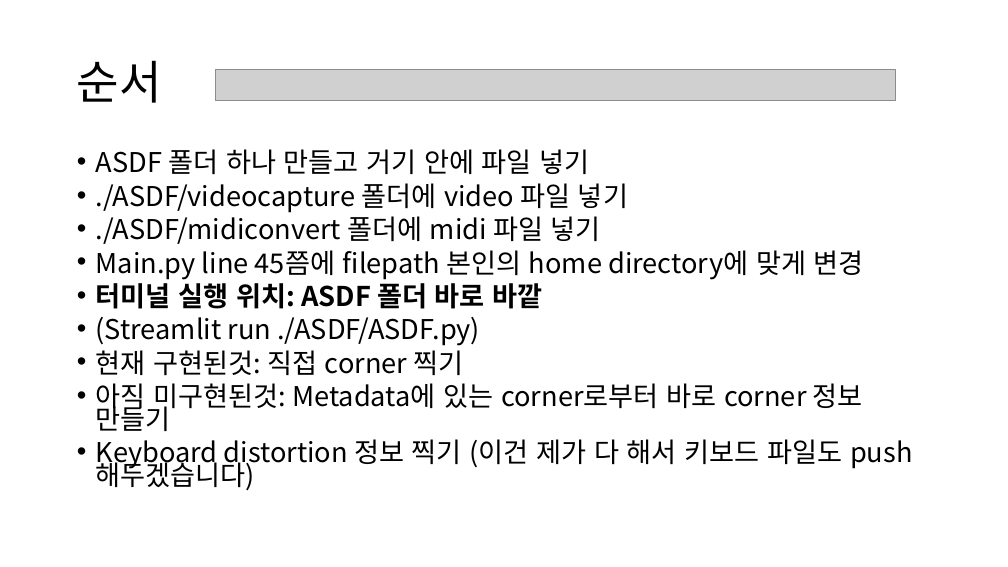
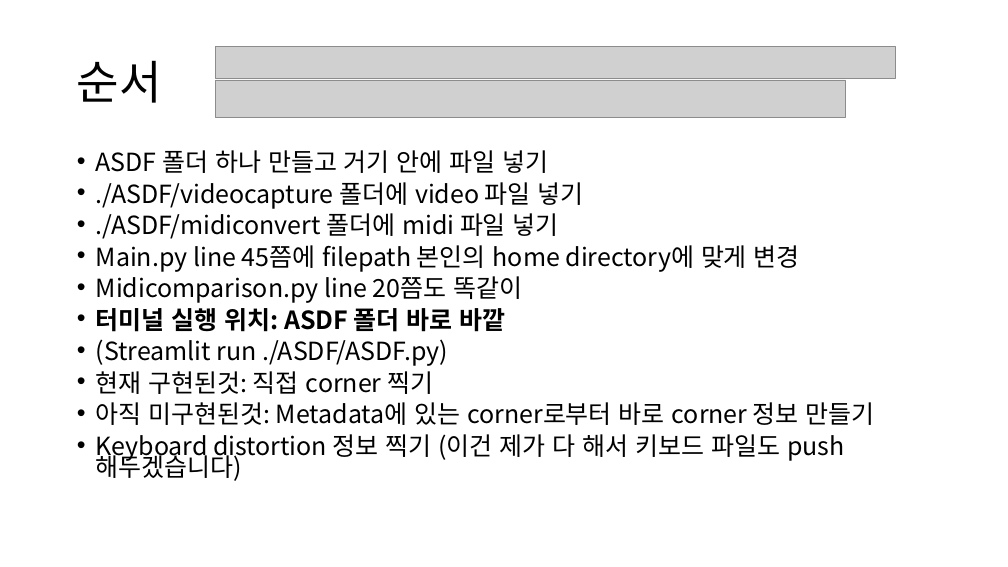
Before and after one commit to yonghyunk1m/PianoVAM-Code, a slide deck: slide 3 of Fingering detection code tutorial.pptx. Drawn at 1008x567 pixels with LibreOffice and Linux fonts; fonts in the diff are those of the drawing; grey boxes stand for pictures. Boxes give left, top, right and bottom in pixels: in the first picture for what was removed or moved away, otherwise in the second. Text is boxed around its words. In the diff, an @@ line names an element or a change of style, - is before the commit and + after.

Commit message:
tutorial update

```diff
--- a/Fingering detection code tutorial.pptx
+++ b/Fingering detection code tutorial.pptx
@@ picture: place and size @@
-picture at <box>216,70,895,101</box>
+picture at <box>216,47,895,79</box>
@@ picture added at <box>216,80,845,118</box> @@
@@ text at <box>96,150,875,461</box>: size 25.9 to 23.8 pt @@
@@ text at <box>96,276,522,303</box>: paragraph added @@
+• Midicomparison.py line 20쯤도 똑같이
```
